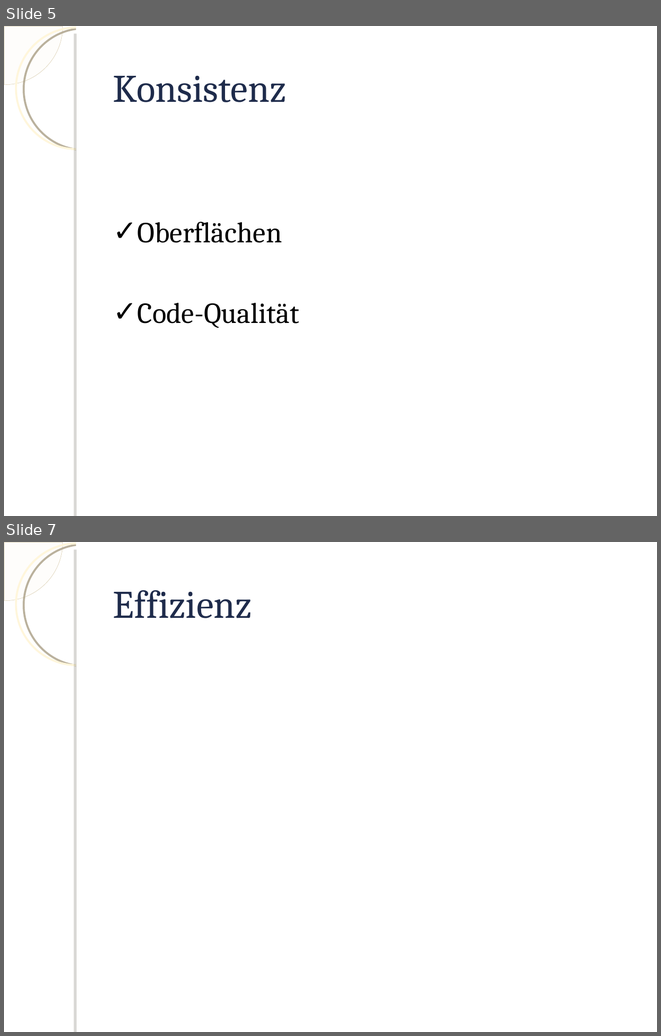
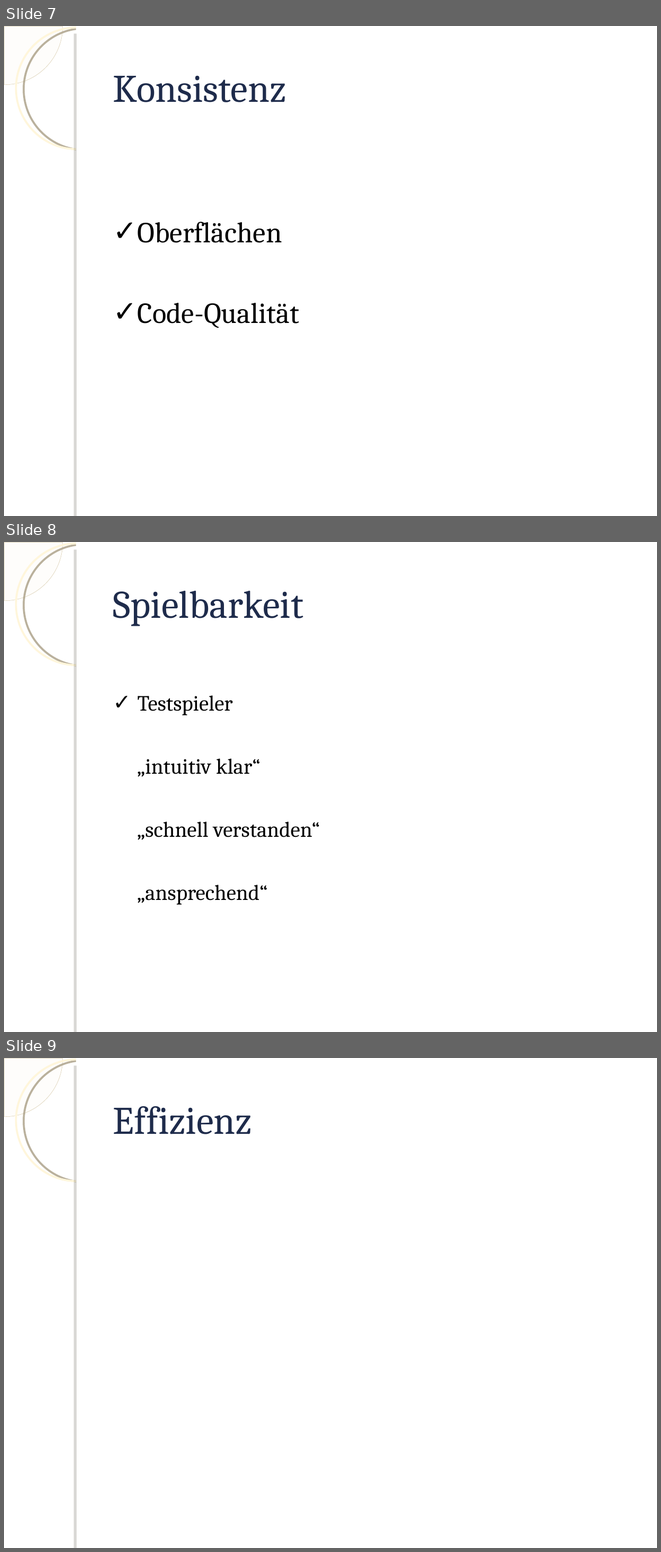
Before and after one commit to knot3/knot3-qualitaetssicherung, a slide deck: Praesentation/Praesentation.odp. Shown one above the other, each under a label of ours: slides 5 and 7 before the commit, slides 7, 8 and 9 after it; the slides between them are not shown. The pictures are 661x1036 and 661x1552 pixels, drawn with LibreOffice and Linux fonts; fonts in the diff are those of the drawing; background and template pictures are left out. Boxes give left, top, right and bottom in pixels: in the first picture for what was removed or moved away, otherwise in the second. Text is boxed around its words. In the diff, an @@ line names an element or a change of style, - is before the commit and + after.

```diff
--- a/Praesentation/Praesentation.odp
+++ b/Praesentation/Praesentation.odp
@@ slide 8 added at [4,542,657,1032], background picture (left out); not listed: 4 template elements that a slide beside it also shows @@
@@ title added at [113,590,303,626], 43 pt, text #1E2B4B @@
+Spielbarkeit
@@ text added at [138,695,320,905], 24 pt, text #000000 @@
+✓ Testspieler
+„intuitiv klar“
+„schnell verstanden“
+„ansprechend“
@@ what was slide 5 is now slide 7 @@
@@ what was slide 7 is now slide 9 @@
```
Also in this commit, not shown: 1 slide changed, 6 other slides added, 1 slide removed, 1 other file.
